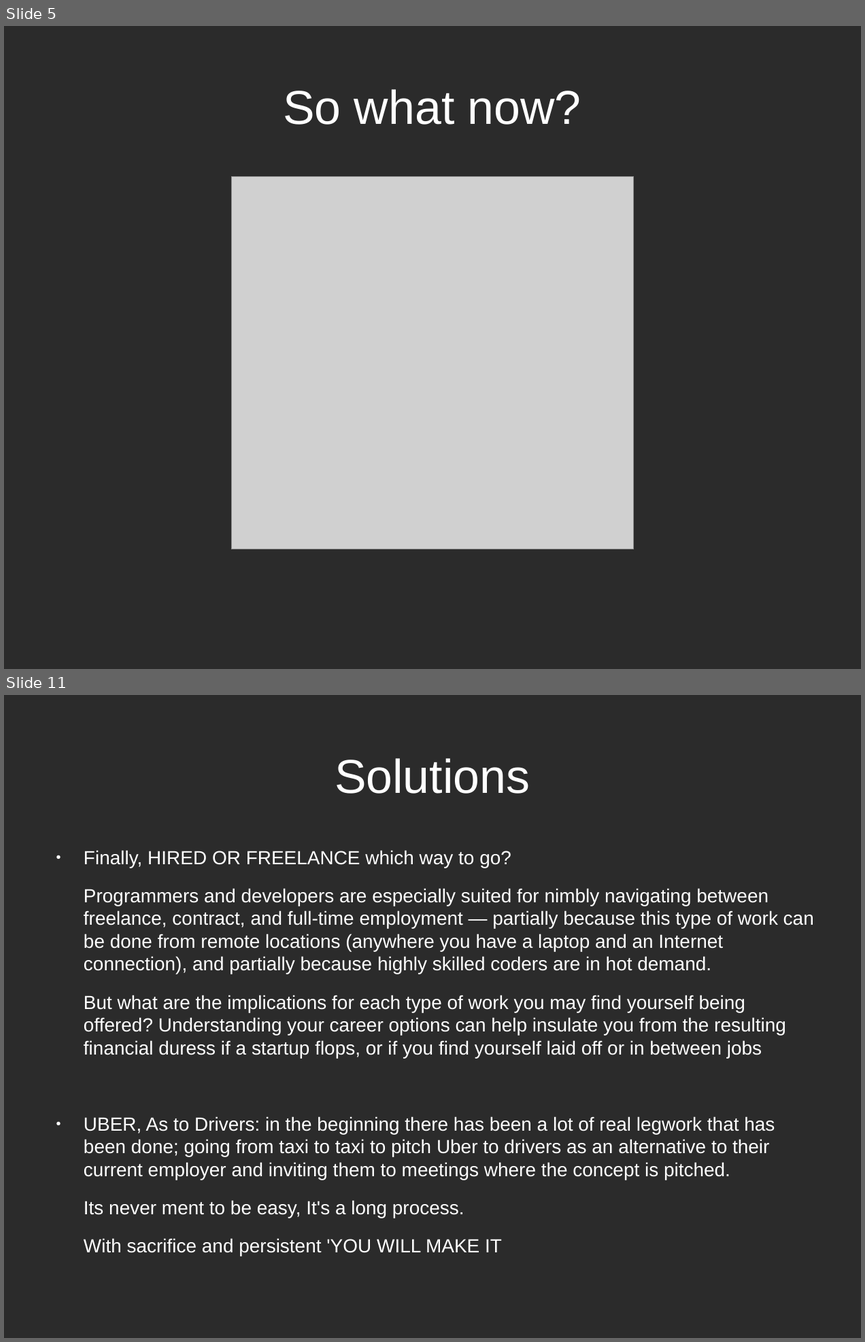
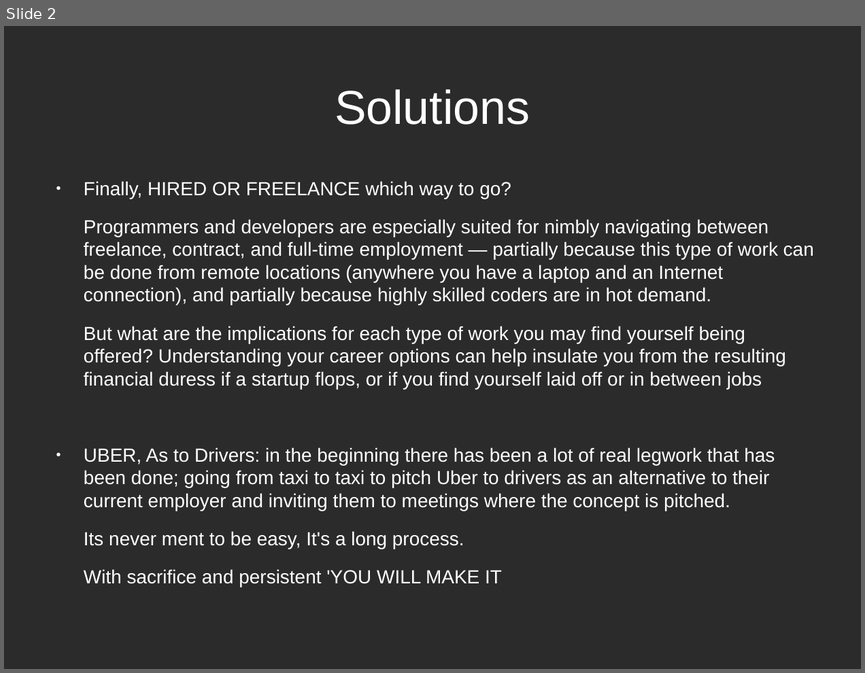
Before and after one commit to gitalry/Yusudd, a slide deck: bots.odp. Shown one above the other, each under a label of ours: slides 5 and 11 before the commit, slide 2 after it; the slides between them are not shown. The pictures are 865x1342 and 865x673 pixels, drawn with LibreOffice and Linux fonts; fonts in the diff are those of the drawing; grey boxes stand for pictures; background and template pictures are left out; a plain dark background stands for a picture behind light text. Boxes give left, top, right and bottom in pixels: in the first picture for what was removed or moved away, otherwise in the second. Text is boxed around its words. In the diff, an @@ line names an element or a change of style, - is before the commit and + after.

```diff
--- a/bots.odp
+++ b/bots.odp
@@ slide 5 removed at box(4, 26, 861, 669), background picture (left out) @@
@@ title removed at box(283, 89, 581, 125) @@
-So what now?
@@ picture removed at box(231, 176, 633, 549) @@
@@ what was slide 11 is now slide 2 @@
```
Also in this commit, not shown: 1 slide changed, 8 other slides removed, 1 other file.
